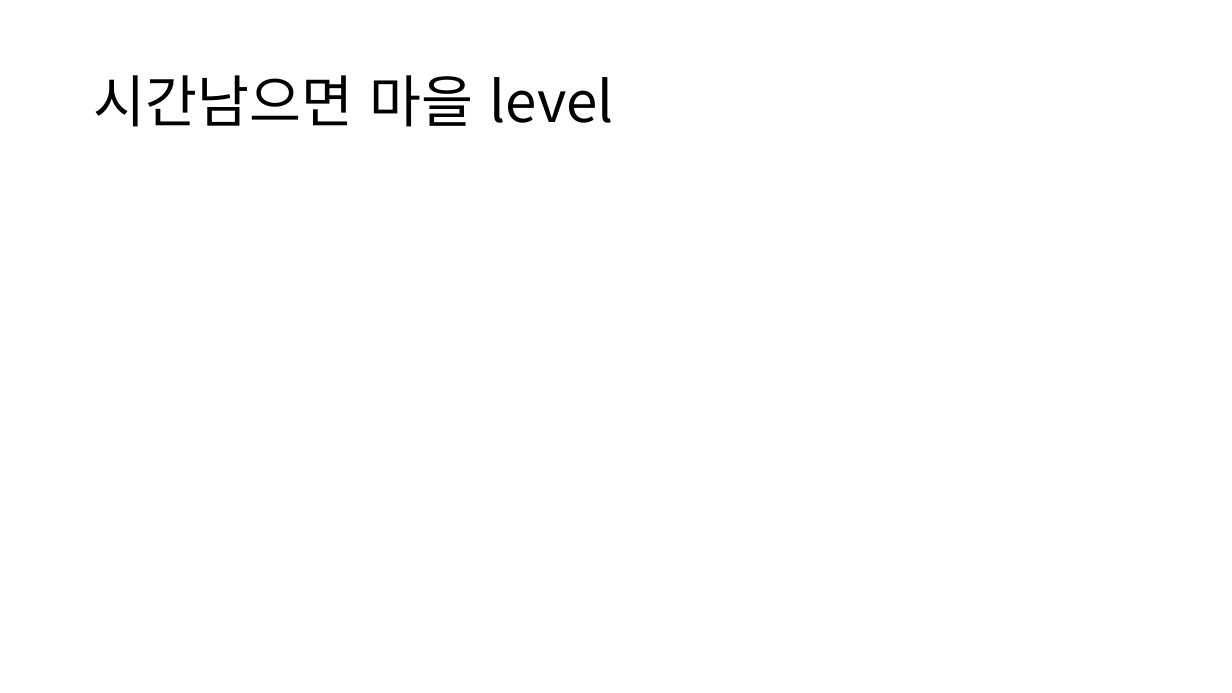
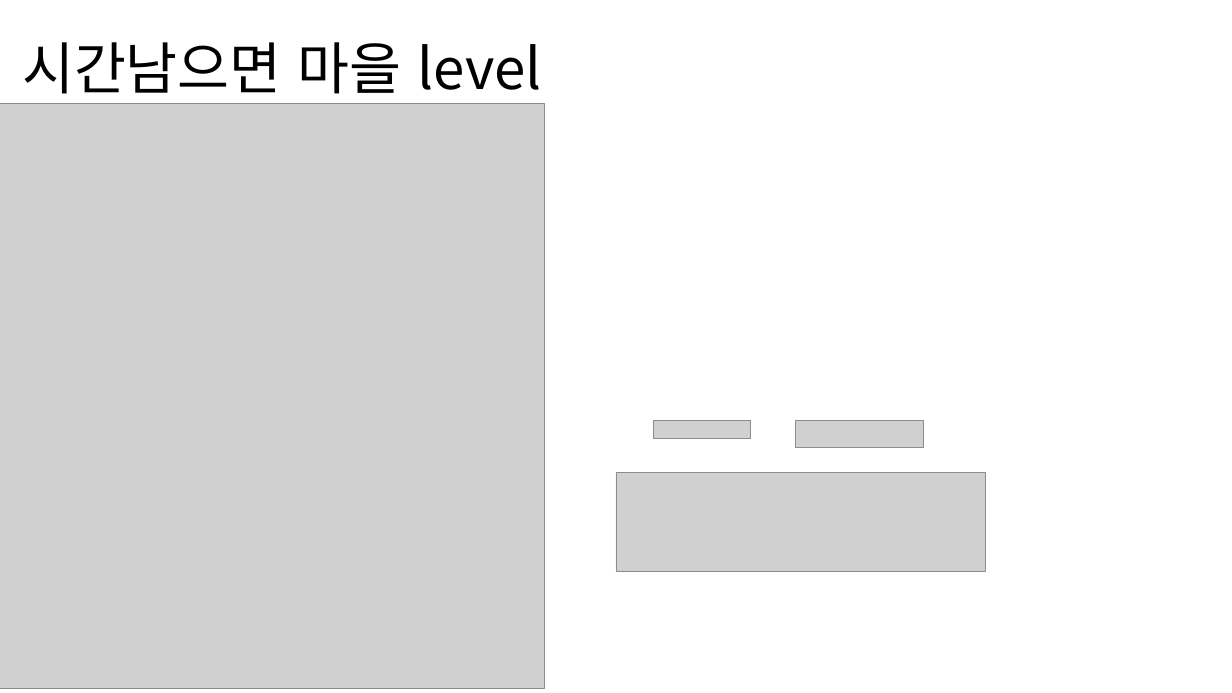
Before and after one commit to rlatjdgnsdl2/WinAPI_Game, a slide deck: slide 5 of Window_Game/API계획서.pptx (slide 4 before the commit). Drawn at 1232x693 pixels with LibreOffice and Linux fonts; fonts in the diff are those of the drawing; grey boxes stand for pictures. Boxes give left, top, right and bottom in pixels: in the first picture for what was removed or moved away, otherwise in the second. Text is boxed around its words. In the diff, an @@ line names an element or a change of style, - is before the commit and + after.

```diff
--- a/Window_Game/API계획서.pptx
+++ b/Window_Game/API계획서.pptx
@@ title "시간남으면 마을 level" rewrapped from (94, 75, 614, 127) to (22, 42, 542, 104) @@
@@ picture added at (0, 104, 544, 689) @@
@@ picture added at (653, 421, 751, 438) @@
@@ picture added at (796, 421, 924, 447) @@
@@ picture added at (616, 473, 986, 572) @@
```
Also in this commit, not shown: 1 other slide changed, 1 slide added, 1 other file.
